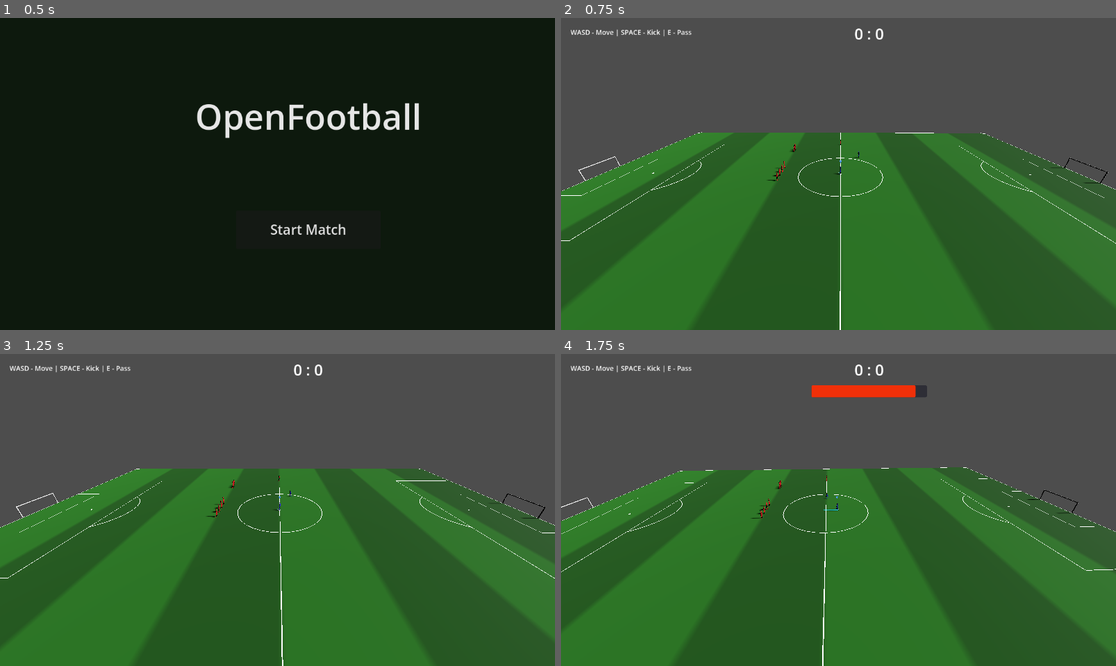
Above: before the commit, frames 1-4 (two rows, left to right).
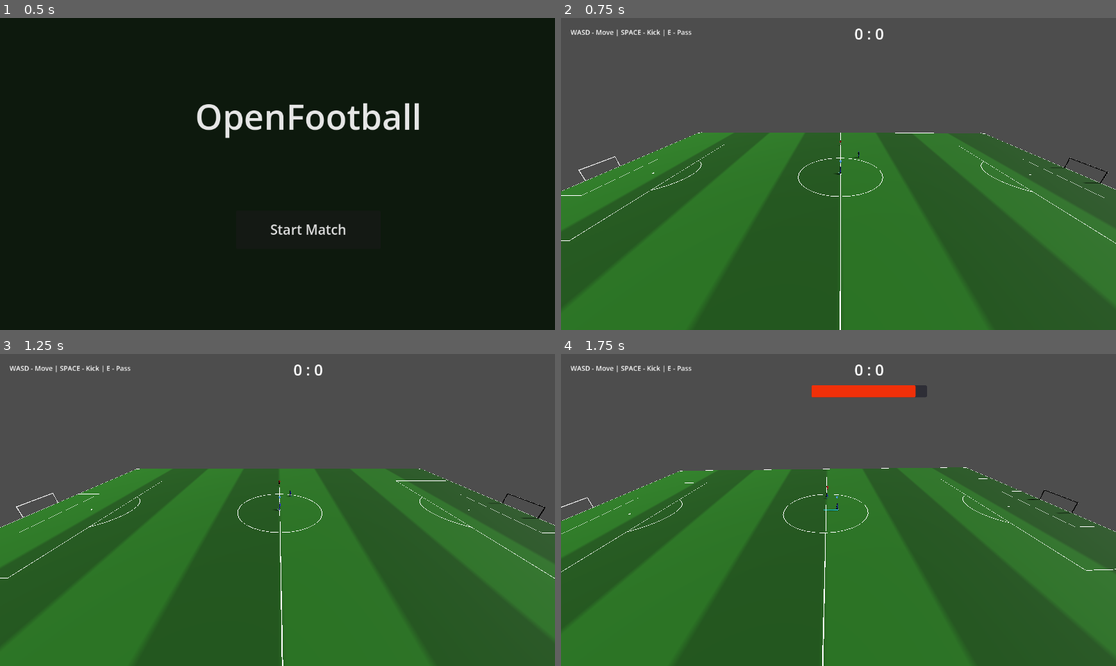
Above: after the commit, the same moments.

Repository: Churikov0112/open_football
Game: Godot game, scene res://scenes/main_menu.tscn
Same seed, same stepped clock (60 frames per second), same inputs: the game is played once before the commit and once after it.
Inputs (mouse positions are in pixels of both pictures, inside the frame that each line leads up to):
- Up to frame 1 (0.5 s): no input
- Up to frame 2 (0.75 s): click "Start Match" at 0.5 s
- Up to frame 3 (1.25 s): no input
- Up to frame 4 (1.75 s): move the mouse to (960, 494) at 1.27 s; hold Right (move_right) from 1.28 s (still down); hold D (kick) from 1.28 s (still down); click (960, 494) at 1.42 s

Frame 1 is identical in both runs. In frame 2, less than 0.1% of the frame differs, in the area x 37-51%, y 38-53%; in frame 3, less than 0.1%; in frame 4, less than 0.1%, in the area x 34-49%, y 38-53%.

Commit message:
feat(tackle): fix in-air hover + prefer tackle over queued shot on contested ball; drop header feature
Tackle hover: merge_mixamo.py froze Hips translation on all 3 axes for `tackle`,
including the vertical (Blender local axis 1 = pelvis drop; it exports to the Godot
Position3D Z component, and Hips' local Z = world up). The pelvis was pinned at the
standing frame-0 height for the whole clip, so the tackler visually hovered. Now freeze
only the two horizontal axes (0,2); the vertical stays live so the pelvis sinks to the
ground. glb rebuilt; check_tackle_in_place.gd updated to require a live vertical on tackle.

Contested ball: pressing kick on a loose ball queued a one-touch shot even when an
opponent was strictly closer to the ball — the queue's "first to ball" gate then never
fired, so the press was wasted instead of contesting. _can_queue's `loose` branch is now
false when an opponent is closer (new _opponent_closer_to_ball), so the press falls
through to _try_tackle.

Header feature cut (decision 2026-07-12): removed _fire_header, the head decision in
_try_fire_queue, ShotSystem head fns, HEAD/HEADER constants, and header ACTION_CLIPS/
ACTION_TIMING; deleted the 3 idle_header* animations (FBX + rebuilt glb, now 17 clips).
Design kept in spec section 6 for a possible future. CLAUDE.md updated to match.

Debug: DEBUG_MARK_TEAMMATE mode (opponent marks the AI teammate to test passing under
pressure), currently off.

Co-Authored-By: Claude Opus 4.8 <noreply@anthropic.com>

Diff:
--- a/scripts/ai/simple_ai.gd
+++ b/scripts/ai/simple_ai.gd
@@ -12,6 +12,9 @@
 var can_kick: bool = true
 var field_length: float = FootballConstants.HALF_FIELD_LENGTH
 var _wander_timer: float = 0.0
+
+## DEBUG: кого маркировать (ставит менеджер при DEBUG_MARK_TEAMMATE) — встаём в линию паса к нему.
+var mark_target: Node3D = null
 var wants_to_tackle: bool = false
 var tackle_cooldown: float = 0.0
 
@@ -67,7 +70,11 @@
 				m.set_move_intent(dir.normalized(), _base_scale())
 			return
 
-	if _is_dribbling():
+	if FootballConstants.DEBUG_MARK_TEAMMATE:
+		# DEBUG-режим: не гоняемся за мячом/воротами — только держим тиммейта под опекой.
+		# Перехват (выше) и подкат (ниже) остаются живыми — это и есть предмет теста.
+		_mark(delta)
+	elif _is_dribbling():
 		_dribble_toward_goal(delta)
 	elif target_node and is_instance_valid(target_node):
 		_chase_target(target_node, delta)
@@ -95,6 +102,27 @@
 	return ball.has_method(&"set_dribbler") and is_instance_valid(ball) and ball.dribbler == self
 
 
+## DEBUG-маркировка: встаём между мячом и тиммейтом (в линию паса) на DEBUG_MARK_DISTANCE,
+## чтобы честный перехват и подкат реально срабатывали при пасе на этого тиммейта.
+func _mark(delta: float) -> void:
+	if mark_target == null or not is_instance_valid(mark_target):
+		_wander(delta)
+		return
+	var tpos := mark_target.global_position
+	var to_ball := ball.global_position - tpos
+	to_ball.y = 0.0
+	var off: Vector3
+	if to_ball.length() > 0.1:
+		off = to_ball.normalized() * FootballConstants.DEBUG_MARK_DISTANCE
+	else:
+		off = Vector3(0, 0, FootballConstants.DEBUG_MARK_DISTANCE)  # мяч у ног тиммейта → чуть в сторону наших ворот (+Z)
+	var target := tpos + off
+	target.y = global_position.y
+	var dir := (target - global_position)
+	dir.y = 0.0
+	_move_or_wander(dir, delta)
+
+
 func _chase_target(target: Node3D, delta: float) -> void:
 	var to_target := target.global_position - global_position
 	var dir := to_target.normalized()
--- a/scripts/data/football_constants.gd
+++ b/scripts/data/football_constants.gd
@@ -169,7 +169,9 @@
 #  AI
 # ═══════════════════════════════════════════
 
-const DEBUG_DISABLE_OPPONENT := true  # ВРЕМЕННО: ИИ-соперник (team_2) просто стоит — для теста дриблинга/ударов
+const DEBUG_DISABLE_OPPONENT := false # ВРЕМЕННО: true — ИИ-соперник просто стоит + стенки болванок (тест дриблинга/ударов)
+const DEBUG_MARK_TEAMMATE := false    # ВРЕМЕННО: true → соперник маркирует ИИ-тиммейта (встаёт в линию паса) — тест пасов/перехватов/приёма под давлением
+const DEBUG_MARK_DISTANCE := 2.5      # дистанция маркировки: соперник встаёт между мячом и тиммейтом на столько метров
 const DEBUG_BALL_TRAIL := true        # ВРЕМЕННО: цветной след за мячом (виден путь удара) — для тестов траекторий
 const DEBUG_BALL_TRAIL_POINTS := 90   # длина следа в кадрах истории позиций мяча
 const AI_SPEED := 5.0
--- a/scripts/match/match_manager.gd
+++ b/scripts/match/match_manager.gd
@@ -587,6 +587,9 @@
 	new_player.controlled_player = controlled_player
 	new_player.teammate_home_goal = $GoalAway/GoalArea if has_node("GoalAway/GoalArea") else null
 	player_teammate = new_player
+	# DEBUG: соперник опекает именно этого тиммейта (он спавнится после соперника — ссылку ставим тут).
+	if FootballConstants.DEBUG_MARK_TEAMMATE and player_away and is_instance_valid(player_away):
+		player_away.set(&"mark_target", new_player)
 
 
 func _process(delta: float) -> void:
@@ -977,6 +980,19 @@
 ##  - loose: мяч бесхозный/летящий (dribbler == null) и в разумной близости — СПОРНЫЙ мяч
 ##    (борьба с соперником). Заряжать можно; удар выполнится, только если добежим первыми
 ##    (см. отмену taken_by_other и «ближе всех» в _try_fire_queue).
+## Есть ли соперник (team_2) СТРОГО ближе к мячу, чем наш игрок. Спорный мяч тогда скорее его —
+## на нажатие кнопки логичнее подкат (отобрать), а не заряд удара в очередь.
+func _opponent_closer_to_ball(player_node: Node3D) -> bool:
+	if player_node == null or not is_instance_valid(player_node):
+		return false
+	var my_d: float = player_node.global_position.distance_to(ball.global_position)
+	for opp in get_tree().get_nodes_in_group("team_2"):
+		if opp is Node3D and is_instance_valid(opp) \
+				and (opp as Node3D).global_position.distance_to(ball.global_position) < my_d:
+			return true
+	return false
+
+
 func _can_queue(player_node: CharacterBody3D) -> bool:
 	if player_node == null or not is_instance_valid(player_node):
 		return false
@@ -989,8 +1005,12 @@
 		return false  # мячом владеет кто-то другой (соперник/партнёр) → подкат/смена, не очередь
 	var incoming: bool = _receive_active and _receiver == player_node
 	var breakaway: bool = _is_our_dribbler(player_node)
+	# Ничейный мяч рядом → очередь одного касания, НО только если соперник не ближе к мячу: если
+	# он ближе, спорный мяч скорее его — логичнее подкат (отобрать), а не заряд удара, который всё
+	# равно не выстрелит (гейт «добрался первым» в _try_fire_queue) и лишь съест нажатие.
 	var loose: bool = (not ball.has_method(&"set_dribbler") or ball.dribbler == null) \
-		and player_node.global_position.distance_to(ball.global_position) <= FootballConstants.QUEUE_CONSIDER_RADIUS
+		and player_node.global_position.distance_to(ball.global_position) <= FootballConstants.QUEUE_CONSIDER_RADIUS \
+		and not _opponent_closer_to_ball(player_node)
 	# Наш мяч в полёте (пас нашей команды, летит) — на ЛЮБОЙ дистанции: принимающий бежит на длинный
 	# пас на ход, receive-assist истёк по таймауту, а мяч дальше QUEUE_CONSIDER_RADIUS. Не соперника
 	# (last_kicker из team_1) и не свой же удар (last_kicker != этот игрок) → удар в очередь, не подкат.
--- a/scripts/player/player_visual.gd
+++ b/scripts/player/player_visual.gd
@@ -20,9 +20,6 @@
 	"kick": "pass",
 	"pass": "pass",
 	"penalty": "penalty_kick",
-	"header": "idle_header",
-	"header_alt": "idle_header_2",
-	"header_jump": "idle_header_jump",
 	"throw_in": "throw_in",
 }
 ## Клипы, которые нужно зациклить; остальные one-shot доигрывают и авто-возвращаются.
--- a/tests/check_player_visual_actions.gd
+++ b/tests/check_player_visual_actions.gd
@@ -20,7 +20,7 @@
 		return false  # ждём, пока отработает _ready
 	var ok := true
 	# Действия, для которых у нас есть клипы в footballer.glb.
-	var want := ["kick", "pass", "penalty", "header", "header_alt", "header_jump", "throw_in"]
+	var want := ["kick", "pass", "penalty", "throw_in"]
 	for a in want:
 		if not _inst.has_action(a):
 			print("CHECK FAIL: нет one-shot стейта под действие '%s'" % a)
--- a/tests/check_tackle_in_place.gd
+++ b/tests/check_tackle_in_place.gd
@@ -1,10 +1,12 @@
 extends SceneTree
 
-# Проверяет, что у клипов из IN_PLACE_CLIPS позиция Hips (X, Y, Z) почти не меняется
-# вдоль клипа — т.е. root motion убран (клип in-place) по всем трём осям. Раньше
-# проверяли только горизонталь (X,Z), считая вертикаль (Y) безобидным "бобом" — но
-# у tackle.fbx она оказалась неограниченным дрейфом (Hips монотонно уезжал вверх на
-# несколько метров за клип), из-за чего подкатчик визуально зависал в воздухе.
+# Проверяет, что у клипов из IN_PLACE_CLIPS убран ГОРИЗОНТАЛЬНЫЙ root motion.
+# ВАЖНО: у Hips в этом glb локальная ось Z Position3D-трека = МИРОВАЯ ВЕРТИКАЛЬ (присед/
+# подъём таза), а X/Y — горизонталь. Поэтому:
+#  • tackle морозится по горизонтали (Blender-оси 0,2), а вертикаль (трек-Z) ОСТАЁТСЯ живой —
+#    таз должен опускаться к земле в слайде (иначе подкатчик «висит в воздухе»). Проверяем,
+#    что заморожены X/Y, а Z (вертикаль) допускаем.
+#  • roll_left/roll_right пока морозятся по всем трём — проверяем все оси.
 func _initialize() -> void:
 	var ok := true
 	var scene: PackedScene = load("res://assets/models/footballer.glb")
@@ -16,6 +18,8 @@
 		print("CHECK FAIL: нет AnimationPlayer в glb"); quit(1); return
 
 	var eps := 0.05  # метры в единицах модели; дрейф больше — значит root motion остался
+	# clip -> проверять ли вертикаль (трек-Z). Для tackle вертикаль намеренно живая.
+	var check_vertical := {"tackle": false, "roll_left": true, "roll_right": true}
 	for clip in ["tackle", "roll_left", "roll_right"]:
 		if not ap.has_animation(clip):
 			print("CHECK FAIL: нет клипа ", clip); ok = false; continue
@@ -32,8 +36,16 @@
 		var drift_x := max_x - min_x
 		var drift_y := max_y - min_y
 		var drift_z := max_z - min_z
-		if drift_x > eps or drift_y > eps or drift_z > eps:
-			print("CHECK FAIL: ", clip, " дрейф Hips X=", drift_x, " Y=", drift_y, " Z=", drift_z); ok = false
+		print("  ", clip, " дрейф Hips X=", drift_x, " Y=", drift_y, " Z(верт)=", drift_z)
+		# Горизонталь (X,Y) должна быть заморожена всегда.
+		if drift_x > eps or drift_y > eps:
+			print("CHECK FAIL: ", clip, " горизонтальный дрейф Hips X=", drift_x, " Y=", drift_y); ok = false
+		# Вертикаль (Z) — только там, где морозим все три (роллы).
+		if check_vertical[clip] and drift_z > eps:
+			print("CHECK FAIL: ", clip, " вертикальный дрейф Hips Z=", drift_z); ok = false
+		# У tackle вертикаль ОБЯЗАНА быть живой (иначе таз пришпилен → зависание).
+		if clip == "tackle" and drift_z <= eps:
+			print("CHECK FAIL: tackle вертикаль Hips заморожена (Z дрейф=", drift_z, ") — таз не приседает, вернётся зависание"); ok = false
 
 	print("CHECK PASS" if ok else "CHECK FAIL")
 	quit(0 if ok else 1)
Binary file changed: assets/models/footballer.glb
Not shown, changed: CLAUDE.md
Not shown, added: docs/superpowers/plans/2026-07-11-shot-system-phase2-action-queue.md
Not shown, changed: docs/superpowers/specs/2026-07-10-shot-system-design.md
Not shown, changed: tools/merge_mixamo.py
